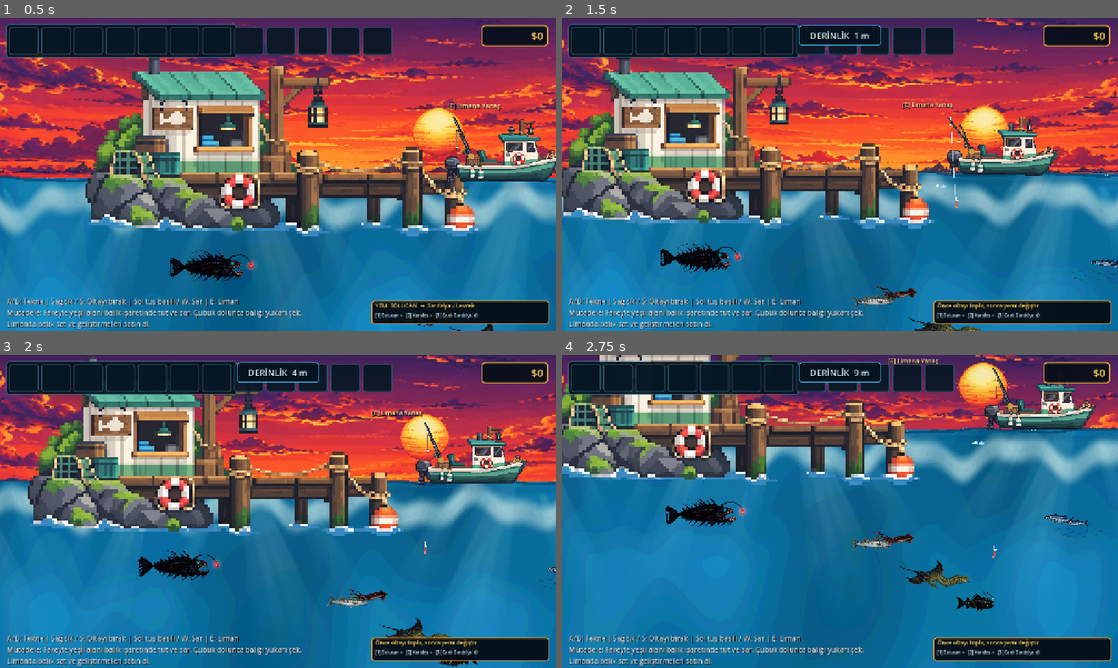
Above: before the commit, frames 1-4 (two rows, left to right).
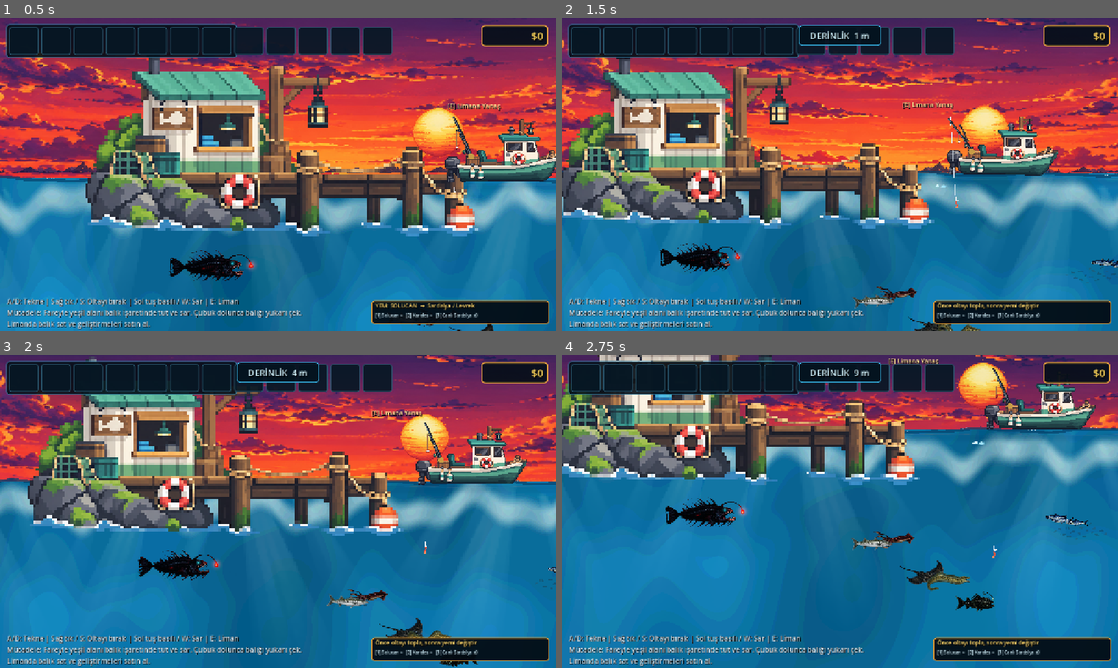
Above: after the commit, the same moments.

Repository: mirackayademir/TinyFisher
Game: Godot game, scene res://scenes/world.tscn
Same seed, same stepped clock (60 frames per second), same inputs: the game is played once before the commit and once after it.
Inputs (mouse positions are in pixels of both pictures, inside the frame that each line leads up to):
- Up to frame 1 (0.5 s): no input
- Up to frame 2 (1.5 s): tap Enter at 0.5 s; move the mouse to (962, 158) at 0.52 s; hold D (move_right) 0.53-1.28 s; tap E (dock) at 0.6 s; click (962, 158) at 0.67 s; move the mouse to (728, 190) at 1.27 s; hold S from 1.28 s (still down); tap 1 at 1.35 s
- Up to frame 3 (2 s): keep holding S
- Up to frame 4 (2.75 s): move the mouse to (895, 442) at 2.02 s; release S at 2.03 s; hold D (move_right) from 2.03 s (still down); tap 2 at 2.1 s

Frame 1 is identical in both runs. In frame 2, less than 0.1% of the frame differs, in the area x 67-75%, y 97-100%; in frame 3, less than 0.1%; in frame 4, 0.3%, in the area x 65-95%, y 51-76%.

Commit message:
Rebuild Moray with continuous S-wave body mesh

Diff:
--- a/scenes/fish.gd
+++ b/scenes/fish.gd
@@ -59,6 +59,7 @@
 var rig_moray_tail_tip: Node2D
 var rig_moray_mid_tail: Node2D
 var rig_moray_front_body: Node2D
+var rig_moray_mesh: MeshInstance2D
 var rig_gill: Line2D
 var rig_jaw: Line2D
 var rig_texture_size: Vector2 = Vector2.ZERO
@@ -632,6 +633,7 @@
 	rig_moray_tail_tip = null
 	rig_moray_mid_tail = null
 	rig_moray_front_body = null
+	rig_moray_mesh = null
 	rig_gill = null
 	rig_jaw = null
 	rig_time = 0.0
@@ -657,15 +659,9 @@
 		rig_head = _create_rig_region("Head", 0.68, 1.00, 0.70, 4)
 		_setup_barracuda_face_details()
 	elif fish_type == "Müren":
-		# Müren: 6 eklemli uzun gövde.
-		# Faz farkları bütün silüette kuyruktan başa akan belirgin S eğrisi üretir.
-		rig_moray_tail_tip = _create_rig_region("MorayTailTip", 0.00, 0.20, 0.18, 1)
-		rig_tail = _create_rig_region("MorayTail", 0.10, 0.34, 0.31, 2)
-		rig_moray_mid_tail = _create_rig_region("MorayMidTail", 0.23, 0.49, 0.46, 3)
-		rig_rear_body = _create_rig_region("MorayRear", 0.38, 0.64, 0.61, 4)
-		rig_core_body = _create_rig_region("MorayCore", 0.53, 0.79, 0.76, 5)
-		rig_moray_front_body = _create_rig_region("MorayFront", 0.67, 0.90, 0.86, 6)
-		rig_head = _create_rig_region("MorayHead", 0.78, 1.00, 0.81, 7)
+		# Müren artık parçalı sprite kullanmıyor.
+		# 48 kolonlu deformasyon mesh'i gövde + kuyruğu tek parça S şeklinde kıvırır.
+		rig_moray_mesh = _create_moray_wave_mesh()
 		_setup_moray_face_details()
 
 	fish_sprite.visible = false
@@ -733,6 +729,98 @@
 	articulated_rig.add_child(rig_jaw)
 
 
+func _create_moray_wave_mesh() -> MeshInstance2D:
+	var mesh_instance := MeshInstance2D.new()
+	mesh_instance.name = "MorayContinuousWaveMesh"
+	mesh_instance.z_index = 4
+	articulated_rig.add_child(mesh_instance)
+
+	var columns: int = 48
+	var rows: int = 4
+	var vertices := PackedVector2Array()
+	var uvs := PackedVector2Array()
+	var indices := PackedInt32Array()
+
+	for y_index: int in range(rows + 1):
+		var v: float = float(y_index) / float(rows)
+		var local_y: float = (v - 0.5) * rig_texture_size.y
+		for x_index: int in range(columns + 1):
+			var u: float = float(x_index) / float(columns)
+			var local_x: float = (u - 0.5) * rig_texture_size.x
+			vertices.append(Vector2(local_x, local_y))
+			uvs.append(Vector2(u, v))
+
+	for y_index: int in range(rows):
+		for x_index: int in range(columns):
+			var row_width: int = columns + 1
+			var a: int = y_index * row_width + x_index
+			var b: int = a + 1
+			var c_index: int = a + row_width
+			var d: int = c_index + 1
+			indices.append(a)
+			indices.append(c_index)
+			indices.append(b)
+			indices.append(b)
+			indices.append(c_index)
+			indices.append(d)
+
+	var arrays: Array = []
+	arrays.resize(Mesh.ARRAY_MAX)
+	arrays[Mesh.ARRAY_VERTEX] = vertices
+	arrays[Mesh.ARRAY_TEX_UV] = uvs
+	arrays[Mesh.ARRAY_INDEX] = indices
+
+	var mesh := ArrayMesh.new()
+	mesh.add_surface_from_arrays(Mesh.PRIMITIVE_TRIANGLES, arrays)
+	mesh_instance.mesh = mesh
+
+	var shader := Shader.new()
+	shader.code = """
+shader_type canvas_item;
+render_mode unshaded;
+
+uniform sampler2D fish_texture : source_color, filter_linear;
+uniform float wave_phase = 0.0;
+uniform float wave_amplitude = 11.0;
+uniform float wave_frequency = 8.6;
+uniform float secondary_amount = 1.0;
+
+void vertex() {
+	// Kaynak görselde baş sağ tarafta.
+	// 0.72'den sonra deformasyon hızla söner; baş neredeyse tamamen sabit kalır.
+	float head_lock = 1.0 - smoothstep(0.67, 0.87, UV.x);
+
+	// Kuyrukta en yüksek, gövdenin ortasında orta kuvvette dalga.
+	float tail_gain = pow(clamp(1.0 - UV.x, 0.0, 1.0), 0.58);
+	float body_gain = mix(0.42, 1.0, tail_gain);
+	float mask = head_lock * body_gain;
+
+	// Yaklaşık 1.35 dalga: ekranda net bir S silüeti oluşturur.
+	float main_wave = sin(wave_phase + UV.x * wave_frequency);
+	float secondary_wave = sin(wave_phase * 0.54 + UV.x * 4.35 + 1.15);
+
+	VERTEX.y += main_wave * wave_amplitude * mask;
+	// Çok küçük yatay sıkışma/genişleme kıvrımı daha organik gösterir.
+	VERTEX.x += secondary_wave * wave_amplitude * 0.10 * mask * secondary_amount;
+}
+
+void fragment() {
+	vec4 tex = texture(fish_texture, UV);
+	COLOR = tex * COLOR;
+}
+"""
+
+	var material := ShaderMaterial.new()
+	material.shader = shader
+	material.set_shader_parameter("fish_texture", fish_sprite.texture)
+	material.set_shader_parameter("wave_phase", 0.0)
+	material.set_shader_parameter("wave_amplitude", 11.0)
+	material.set_shader_parameter("wave_frequency", 8.6)
+	material.set_shader_parameter("secondary_amount", 1.0)
+	mesh_instance.material = material
+	return mesh_instance
+
+
 func _setup_moray_face_details() -> void:
 	# Mürenin solungaç deliği küçük ama ritmik görünür.
 	rig_gill = Line2D.new()
@@ -819,64 +907,36 @@
 
 
 func _update_moray_rig(delta: float, speed_ratio: float) -> void:
+	if rig_moray_mesh == null:
+		return
+
 	var speed_factor: float = clampf(speed_ratio, 0.35, 3.0)
-	var motion_rate: float = lerpf(0.72, 1.82, (speed_factor - 0.35) / 2.65)
+	var motion_rate: float = lerpf(0.72, 1.90, (speed_factor - 0.35) / 2.65)
 	if was_dashing:
-		motion_rate *= 1.34
+		motion_rate *= 1.36
 	rig_time += delta * motion_rate
 
-	# Tam yılanvari S hareketi:
-	# aynı dalganın farklı fazları 6 gövde eklemine sırayla uygulanır.
-	# Kuyrukta açı büyük, başa yaklaştıkça azalır.
-	var wave_speed: float = 3.05
-	var p0: float = rig_time * wave_speed + swim_phase
-	var wave_head: float = sin(p0 - 0.28)
-	var wave_front: float = sin(p0 + 0.18)
-	var wave_core: float = sin(p0 + 0.72)
-	var wave_rear: float = sin(p0 + 1.28)
-	var wave_mid_tail: float = sin(p0 + 1.86)
-	var wave_tail: float = sin(p0 + 2.42)
-	var wave_tip: float = sin(p0 + 2.98)
+	# Videodaki mantık: baş sabit, gövde ve kuyruk tek parça dansöz gibi S çizer.
+	var moray_material: ShaderMaterial = rig_moray_mesh.material as ShaderMaterial
+	if moray_material != null:
+		var amplitude: float = lerpf(10.5, 15.5, clampf(speed_factor / 2.5, 0.0, 1.0))
+		if was_dashing:
+			amplitude *= 1.24
+		moray_material.set_shader_parameter("wave_phase", rig_time * 3.20 + swim_phase)
+		moray_material.set_shader_parameter("wave_amplitude", amplitude)
+		moray_material.set_shader_parameter("wave_frequency", 8.6)
+		moray_material.set_shader_parameter("secondary_amount", 1.0)
+
 	var breath: float = (sin(rig_time * 1.22 + swim_phase) + 1.0) * 0.5
 
-	var body_amp: float = deg_to_rad(8.5 + minf(speed_factor, 2.5) * 3.5)
-	if was_dashing:
-		body_amp *= 1.42
-
-	# Rotasyon + küçük dikey eklem kaymaları birlikte tam S silüeti üretir.
-	if rig_moray_tail_tip != null:
-		rig_moray_tail_tip.rotation = wave_tip * body_amp * 1.22
-		rig_moray_tail_tip.position.y = wave_tip * 3.8
-	if rig_tail != null:
-		rig_tail.rotation = wave_tail * body_amp * 1.02
-		rig_tail.position.y = wave_tail * 3.1
-	if rig_moray_mid_tail != null:
-		rig_moray_mid_tail.rotation = wave_mid_tail * body_amp * 0.82
-		rig_moray_mid_tail.position.y = wave_mid_tail * 2.5
-	if rig_rear_body != null:
-		rig_rear_body.rotation = wave_rear * body_amp * 0.62
-		rig_rear_body.position.y = wave_rear * 1.9
-	if rig_core_body != null:
-		rig_core_body.rotation = wave_core * body_amp * 0.42
-		rig_core_body.position.y = wave_core * 1.35
-	if rig_moray_front_body != null:
-		rig_moray_front_body.rotation = wave_front * body_amp * 0.24
-		rig_moray_front_body.position.y = wave_front * 0.8
-	if rig_head != null:
-		# Baş hedefe bakarken vücudu takip eder; hareket var ama en az burada.
-		rig_head.rotation = wave_head * body_amp * 0.10
-		rig_head.position.y = wave_head * 0.35
-
-	# Tüm balıkta çok hafif yükselip alçalma; S kıvrımının üstüne binmez.
-	articulated_rig.position.y = sin(rig_time * 1.15 + swim_phase) * 0.55
-
-	# Müren nefes alırken solungaç yarığı belirgin şekilde çalışır.
+	# Başın kendisi kıvrılmaz; yalnızca tüm balığın doğal yüzüş pitch'i uygulanır.
+	articulated_rig.position.y = sin(rig_time * 1.05 + swim_phase) * 0.35
+
 	if rig_gill != null:
 		rig_gill.scale.x = lerpf(0.86, 1.20, breath)
 		rig_gill.scale.y = lerpf(0.92, 1.12, breath)
 		rig_gill.default_color.a = lerpf(0.34, 0.82, breath)
 
-	# Çene normalde hafif açık; saldırıda ekstra açılır.
 	if rig_jaw != null:
 		var jaw_points: PackedVector2Array = rig_jaw.points
 		if jaw_points.size() == 3:
@@ -1071,4 +1131,8 @@
 			if rig_node != null:
 				rig_node.rotation = 0.0
 				rig_node.position.y = 0.0
+		if rig_moray_mesh != null:
+			var reset_material: ShaderMaterial = rig_moray_mesh.material as ShaderMaterial
+			if reset_material != null:
+				reset_material.set_shader_parameter("wave_phase", 0.0)
 		_update_rig_direction()
